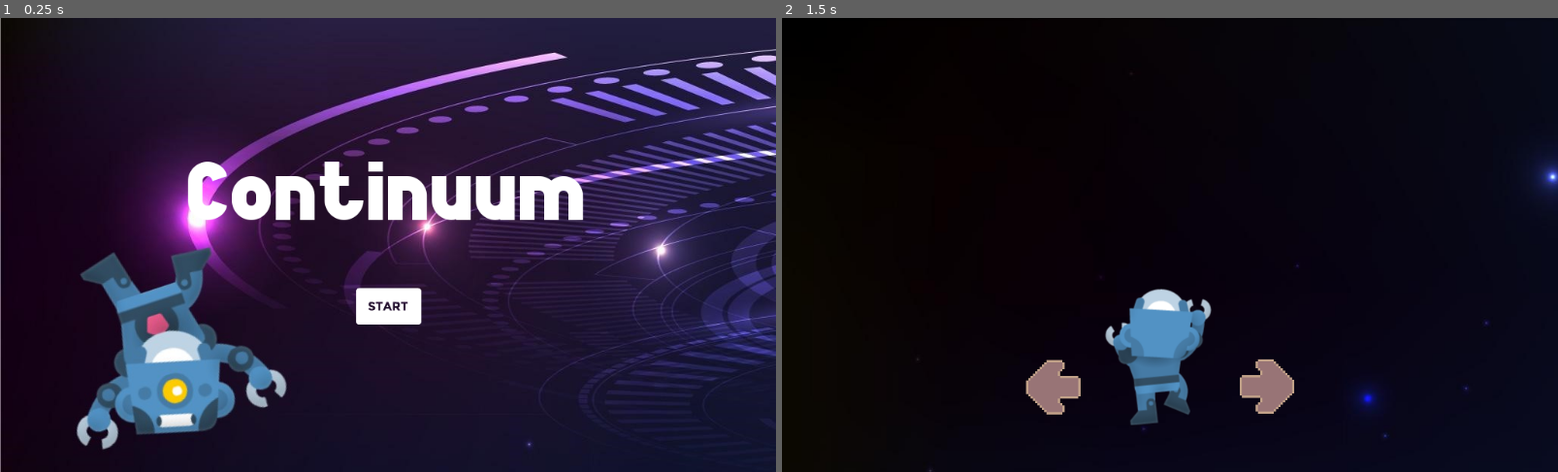
Above: before the commit, frames 1-2 (left to right).
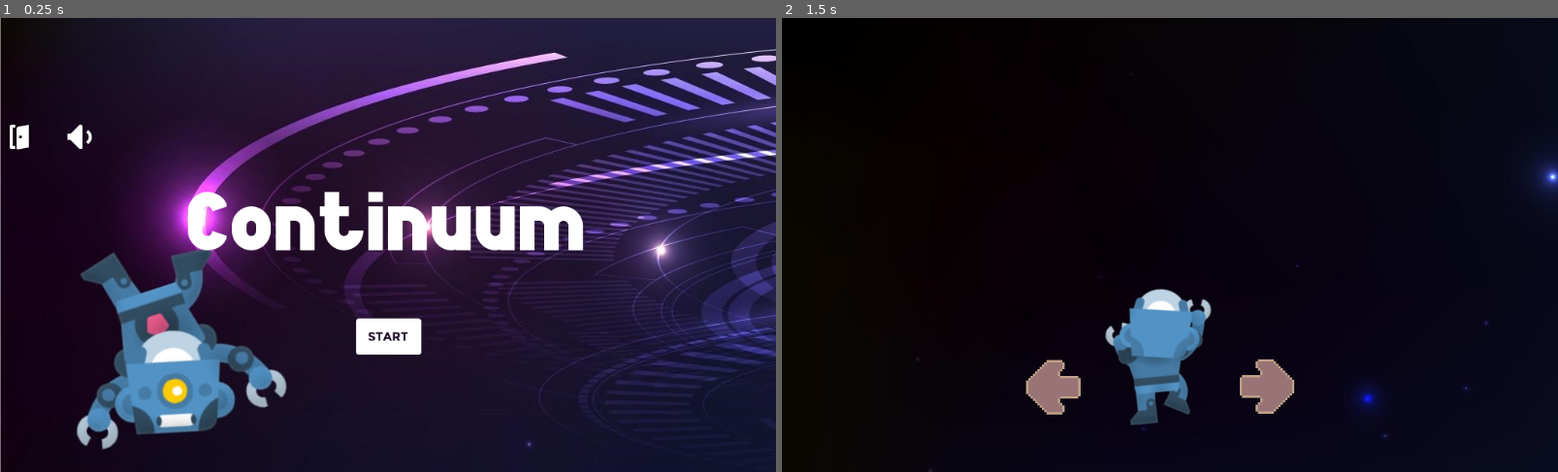
Above: after the commit, the same moments.

Repository: TrejoJulian/unq-ipv-boss-continuum
Game: Godot game, scene res://GUI.tscn
Two runs of this game, one before a commit and one after it. Both use one fixed random seed, a clock stepped at 60 frames per second and the inputs below.
Inputs (mouse positions are in pixels of both pictures, inside the frame that each line leads up to; where the layout moved, square brackets give the same spot in the first picture):
- Up to frame 1 (0.25 s): no input
- Up to frame 2 (1.5 s): click (1170, 335) [1170, 304] at 0.5 s; tap Enter at 1.25 s

The runs differ from the first frame. In frame 1, 6.8% of the frame differs, in the area x 1-76%, y 23-75%; in frame 2, nothing differs.

Commit message:
se agrega boton de sonido y salir

Diff:
--- a/GUI.gd
+++ b/GUI.gd
@@ -4,3 +4,7 @@
 
 func _on_TextureButton_pressed():
 	get_tree().change_scene_to(next_scene)
+
+
+func _on_ExitButton_pressed():
+	get_tree().quit()
--- a/GUI.tscn
+++ b/GUI.tscn
@@ -1,9 +1,11 @@
-[gd_scene load_steps=6 format=2]
+[gd_scene load_steps=8 format=2]
 
 [ext_resource path="res://assets/background/background_menu_robot.jpg" type="Texture" id=1]
 [ext_resource path="res://assets/fonts/bold_game_font_7.ttf" type="DynamicFontData" id=2]
 [ext_resource path="res://assets/buttons/buttonStart.png" type="Texture" id=3]
 [ext_resource path="res://GUI.gd" type="Script" id=4]
+[ext_resource path="res://assets/buttons/audioOn.png" type="Texture" id=5]
+[ext_resource path="res://assets/buttons/door.png" type="Texture" id=6]
 
 [sub_resource type="DynamicFont" id=1]
 size = 128
@@ -18,37 +20,60 @@
 }
 
 [node name="Background" type="TextureRect" parent="."]
-margin_right = 1024.0
-margin_bottom = 600.0
+anchor_right = 1.0
+anchor_bottom = 1.0
 texture = ExtResource( 1 )
 __meta__ = {
 "_edit_use_anchors_": false
 }
 
 [node name="VBoxContainer" type="VBoxContainer" parent="Background"]
-margin_right = 1024.0
-margin_bottom = 600.0
+anchor_right = 1.0
+anchor_bottom = 1.0
 custom_constants/separation = 30
 alignment = 1
 __meta__ = {
 "_edit_use_anchors_": false
 }
 
+[node name="HBoxContainer" type="HBoxContainer" parent="Background/VBoxContainer"]
+margin_top = 50.0
+margin_right = 1024.0
+margin_bottom = 181.0
+custom_constants/separation = 30
+
+[node name="ExitButton" type="TextureButton" parent="Background/VBoxContainer/HBoxContainer"]
+margin_right = 50.0
+margin_bottom = 131.0
+size_flags_horizontal = 8
+texture_normal = ExtResource( 6 )
+
+[node name="VolumeButton" type="TextureButton" parent="Background/VBoxContainer/HBoxContainer"]
+margin_left = 80.0
+margin_right = 130.0
+margin_bottom = 131.0
+size_flags_horizontal = 8
+texture_normal = ExtResource( 5 )
+__meta__ = {
+"_edit_use_anchors_": false
+}
+
 [node name="Title" type="Label" parent="Background/VBoxContainer"]
-margin_top = 171.0
+margin_top = 211.0
 margin_right = 1024.0
-margin_bottom = 299.0
+margin_bottom = 339.0
 custom_fonts/font = SubResource( 1 )
 text = "Continuum"
 align = 1
 valign = 1
 
-[node name="TextureButton" type="TextureButton" parent="Background/VBoxContainer"]
+[node name="StartButton" type="TextureButton" parent="Background/VBoxContainer"]
 margin_left = 462.0
-margin_top = 329.0
+margin_top = 369.0
 margin_right = 562.0
-margin_bottom = 429.0
+margin_bottom = 469.0
 size_flags_horizontal = 4
 texture_normal = ExtResource( 3 )
 
-[connection signal="pressed" from="Background/VBoxContainer/TextureButton" to="." method="_on_TextureButton_pressed"]
+[connection signal="pressed" from="Background/VBoxContainer/HBoxContainer/ExitButton" to="." method="_on_ExitButton_pressed"]
+[connection signal="pressed" from="Background/VBoxContainer/StartButton" to="." method="_on_TextureButton_pressed"]
Binary file added: assets/buttons/audioOn.png
Not shown, added: assets/buttons/audioOn.png.import
Binary file added: assets/buttons/door.png
Not shown, added: assets/buttons/door.png.import
